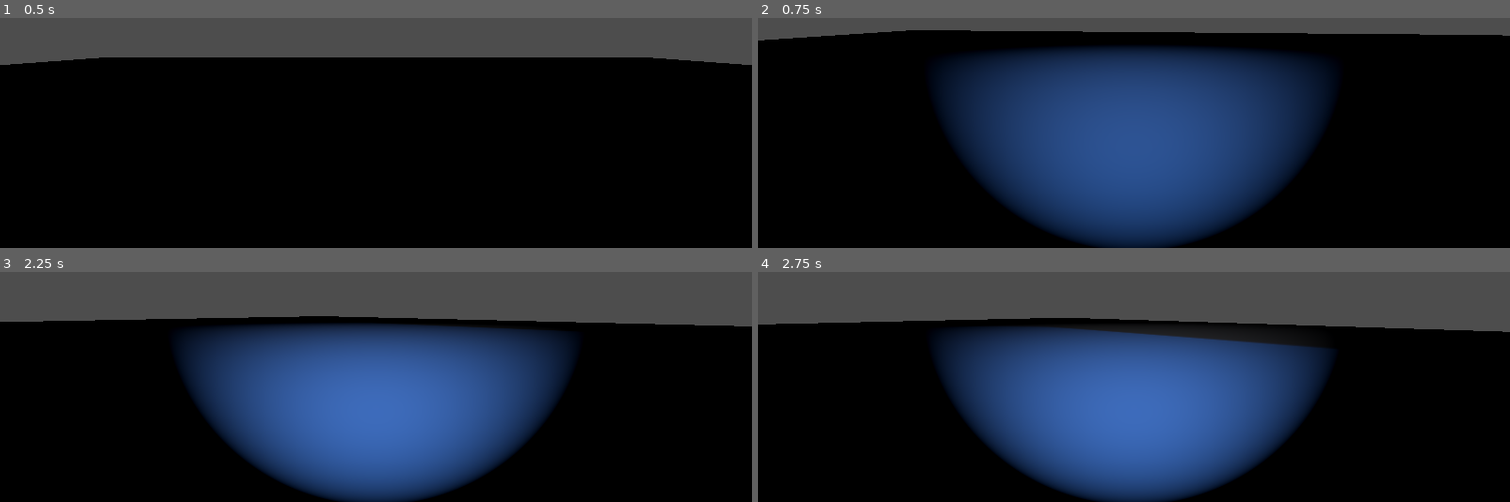
Above: before the commit, frames 1-4 (two rows, left to right).
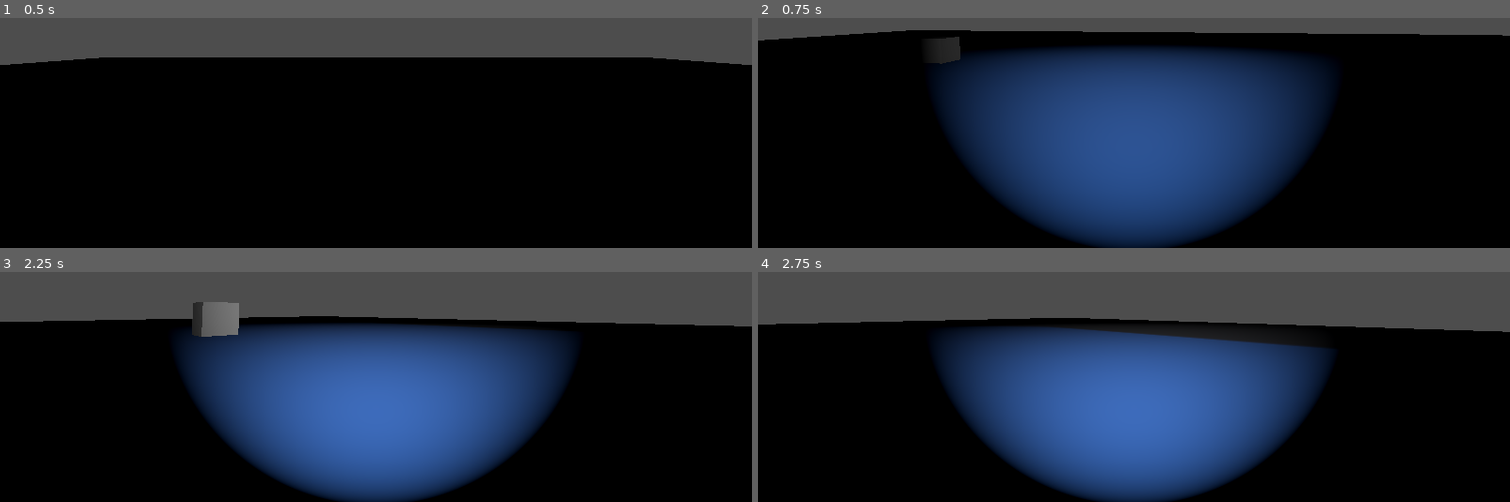
Above: after the commit, the same moments.

Repository: ztamagoru/LaboratorioII
Game: Godot game, scene res://scene_test.tscn
Two runs of this game, one before a commit and one after it. Both use one fixed random seed, a clock stepped at 60 frames per second and the inputs below. The engine's default icon, where the game draws it, is replaced by a stand-in: a white triangle on a blue panel in a dark square.
Inputs (mouse positions are in pixels of both pictures, inside the frame that each line leads up to):
- Up to frame 1 (0.5 s): no input
- Up to frame 2 (0.75 s): move the mouse to (1126, 43) at 0.52 s; hold W (move_forward) from 0.53 s (still down); hold F (flashlight) from 0.53 s (still down)
- Up to frame 3 (2.25 s): keep holding W (move_forward); tap Space (move_jump) at 0.77, 1.52 s; move the mouse to (428, 297) at 1.27 s; release F (flashlight) at 1.28 s; tap Ctrl (move_crouch) at 1.35 s; tap Enter at 2 s; move the mouse to (315, 285) at 2.02 s; hold Shift (move_sprint) from 2.03 s (still down)
- Up to frame 4 (2.75 s): keep holding W (move_forward); keep holding Shift (move_sprint)

Frame 1 is identical in both runs. In frame 2, 0.4% of the frame differs, in the area x 23-27%, y 8-20%; in frame 3, 0.8%, in the area x 25-32%, y 13-29%; in frame 4, nothing differs.

Commit message:
radio with random duration added

Diff:
--- /dev/null
+++ b/default_bus_layout.tres
@@ -0,0 +1,15 @@
+[gd_resource type="AudioBusLayout" format=3 uid="uid://dcwa4ysm2uepq"]
+
+[resource]
+bus/1/name = &"Music"
+bus/1/solo = false
+bus/1/mute = false
+bus/1/bypass_fx = false
+bus/1/volume_db = 0.0
+bus/1/send = &"Master"
+bus/2/name = &"SFX"
+bus/2/solo = false
+bus/2/mute = false
+bus/2/bypass_fx = false
+bus/2/volume_db = 0.0
+bus/2/send = &"Master"
--- a/scene_test.tscn
+++ b/scene_test.tscn
@@ -1,7 +1,8 @@
-[gd_scene load_steps=6 format=3 uid="uid://cvm6cqln8txh0"]
+[gd_scene load_steps=7 format=3 uid="uid://cvm6cqln8txh0"]
 
 [ext_resource type="Texture2D" uid="uid://b5lk0cj8gunfw" path="res://icon.svg" id="1_oqoec"]
 [ext_resource type="PackedScene" uid="uid://lo8hel43hvuk" path="res://scenes/components/player/player.tscn" id="2_6v5sk"]
+[ext_resource type="PackedScene" uid="uid://bgtcyrm5itu6l" path="res://scenes/components/enemies/radio enemy/radio.tscn" id="3_6v5sk"]
 
 [sub_resource type="BoxShape3D" id="BoxShape3D_k8rpb"]
 size = Vector3(100, 1, 100)
@@ -70,3 +71,6 @@
 
 [node name="Player" parent="." instance=ExtResource("2_6v5sk")]
 transform = Transform3D(1, 0, 0, 0, 1, 0, 0, 0, 1, 0, 1, 0)
+
+[node name="Radio" parent="." instance=ExtResource("3_6v5sk")]
+transform = Transform3D(1, 0, 0, 0, 1, 0, 0, 0, 1, -9.51149, 0.615511, -11.2153)
--- /dev/null
+++ b/scenes/components/enemies/radio enemy/radio.gd
@@ -0,0 +1,29 @@
+extends RigidBody3D
+
+@export var radio_music : AudioStreamPlayer3D
+
+@export var pause_timer : Timer
+@export var playing_timer : Timer
+
+const pause_min : int = 10
+const pause_max : int = 20
+
+const play_min : int = 25
+const play_max : int = 50
+
+func _ready():
+	radio_music.play(0.0)
+	playing_timer.start(float(random_duration(play_min, play_max)))
+
+func _on_playing_timer_timeout() -> void:
+	radio_music.stop()
+	pause_timer.start(float(random_duration(pause_min, pause_max)))
+
+func _on_pause_timer_timeout() -> void:
+	radio_music.play(0.0)
+	playing_timer.start(float(random_duration(play_min, play_max)))
+
+func random_duration(min : int, max : int):
+	var duration = randi_range(min, max)
+	print(duration)
+	return duration
--- /dev/null
+++ b/scenes/components/enemies/radio enemy/radio.tscn
@@ -0,0 +1,34 @@
+[gd_scene load_steps=5 format=3 uid="uid://bgtcyrm5itu6l"]
+
+[ext_resource type="AudioStream" uid="uid://bk46b6obapn6j" path="res://assests/audio/music/radio/Portal Radio music uncompressed and HQ - darwin.mp3" id="1_kug6g"]
+[ext_resource type="Script" uid="uid://ctvfv37si812h" path="res://scenes/components/enemies/radio enemy/radio.gd" id="1_rdn7j"]
+
+[sub_resource type="BoxShape3D" id="BoxShape3D_rdn7j"]
+
+[sub_resource type="BoxMesh" id="BoxMesh_4d3qr"]
+
+[node name="Radio" type="RigidBody3D" node_paths=PackedStringArray("radio_music", "pause_timer", "playing_timer")]
+script = ExtResource("1_rdn7j")
+radio_music = NodePath("AudioStreamPlayer3D")
+pause_timer = NodePath("PauseTimer")
+playing_timer = NodePath("PlayingTimer")
+
+[node name="CollisionShape3D" type="CollisionShape3D" parent="."]
+shape = SubResource("BoxShape3D_rdn7j")
+
+[node name="MeshInstance3D" type="MeshInstance3D" parent="."]
+mesh = SubResource("BoxMesh_4d3qr")
+
+[node name="AudioStreamPlayer3D" type="AudioStreamPlayer3D" parent="."]
+stream = ExtResource("1_kug6g")
+volume_db = -0.5
+max_db = -10.0
+max_distance = 25.0
+bus = &"Music"
+
+[node name="PlayingTimer" type="Timer" parent="."]
+
+[node name="PauseTimer" type="Timer" parent="."]
+
+[connection signal="timeout" from="PlayingTimer" to="." method="_on_playing_timer_timeout"]
+[connection signal="timeout" from="PauseTimer" to="." method="_on_pause_timer_timeout"]
--- a/scenes/components/player/player.tscn
+++ b/scenes/components/player/player.tscn
@@ -11,6 +11,57 @@
 [sub_resource type="CapsuleShape3D" id="CapsuleShape3D_1xbud"]
 
 [sub_resource type="CapsuleMesh" id="CapsuleMesh_imdkq"]
+
+[sub_resource type="Animation" id="Animation_vj2w8"]
+length = 0.001
+tracks/0/type = "value"
+tracks/0/imported = false
+tracks/0/enabled = true
+tracks/0/path = NodePath("CollisionShape3D:shape:height")
+tracks/0/interp = 1
+tracks/0/loop_wrap = true
+tracks/0/keys = {
+"times": PackedFloat32Array(0),
+"transitions": PackedFloat32Array(1),
+"update": 0,
+"values": [2.0]
+}
+tracks/1/type = "value"
+tracks/1/imported = false
+tracks/1/enabled = true
+tracks/1/path = NodePath("CollisionShape3D:position")
+tracks/1/interp = 1
+tracks/1/loop_wrap = true
+tracks/1/keys = {
+"times": PackedFloat32Array(0),
+"transitions": PackedFloat32Array(1),
+"update": 0,
+"values": [Vector3(0, 1, 0)]
+}
+tracks/2/type = "value"
+tracks/2/imported = false
+tracks/2/enabled = true
+tracks/2/path = NodePath("CollisionShape3D/MeshInstance3D:mesh:height")
+tracks/2/interp = 1
+tracks/2/loop_wrap = true
+tracks/2/keys = {
+"times": PackedFloat32Array(0),
+"transitions": PackedFloat32Array(1),
+"update": 0,
+"values": [2.0]
+}
+tracks/3/type = "value"
+tracks/3/imported = false
+tracks/3/enabled = true
+tracks/3/path = NodePath("Camera3D:position")
+tracks/3/interp = 1
+tracks/3/loop_wrap = true
+tracks/3/keys = {
+"times": PackedFloat32Array(0),
+"transitions": PackedFloat32Array(1),
+"update": 0,
+"values": [Vector3(0, 2, 0)]
+}
 
 [sub_resource type="Animation" id="Animation_tw4o5"]
 resource_name = "crouch"
@@ -80,57 +131,6 @@
 "values": [Vector3(0, 1.5, 0), Vector3(0, 1, 0), Vector3(0, 1.5, 0)]
 }
 
-[sub_resource type="Animation" id="Animation_vj2w8"]
-length = 0.001
-tracks/0/type = "value"
-tracks/0/imported = false
-tracks/0/enabled = true
-tracks/0/path = NodePath("CollisionShape3D:shape:height")
-tracks/0/interp = 1
-tracks/0/loop_wrap = true
-tracks/0/keys = {
-"times": PackedFloat32Array(0),
-"transitions": PackedFloat32Array(1),
-"update": 0,
-"values": [2.0]
-}
-tracks/1/type = "value"
-tracks/1/imported = false
-tracks/1/enabled = true
-tracks/1/path = NodePath("CollisionShape3D:position")
-tracks/1/interp = 1
-tracks/1/loop_wrap = true
-tracks/1/keys = {
-"times": PackedFloat32Array(0),
-"transitions": PackedFloat32Array(1),
-"update": 0,
-"values": [Vector3(0, 1, 0)]
-}
-tracks/2/type = "value"
-tracks/2/imported = false
-tracks/2/enabled = true
-tracks/2/path = NodePath("CollisionShape3D/MeshInstance3D:mesh:height")
-tracks/2/interp = 1
-tracks/2/loop_wrap = true
-tracks/2/keys = {
-"times": PackedFloat32Array(0),
-"transitions": PackedFloat32Array(1),
-"update": 0,
-"values": [2.0]
-}
-tracks/3/type = "value"
-tracks/3/imported = false
-tracks/3/enabled = true
-tracks/3/path = NodePath("Camera3D:position")
-tracks/3/interp = 1
-tracks/3/loop_wrap = true
-tracks/3/keys = {
-"times": PackedFloat32Array(0),
-"transitions": PackedFloat32Array(1),
-"update": 0,
-"values": [Vector3(0, 2, 0)]
-}
-
 [sub_resource type="AnimationLibrary" id="AnimationLibrary_da40g"]
 _data = {
 &"RESET": SubResource("Animation_vj2w8"),
Not shown, added: assests/audio/music/radio/Portal Radio music uncompressed and HQ - darwin.mp3.import
Not shown, added: scenes/components/enemies/radio enemy/radio.gd.uid
Not shown, added: assests/audio/music/radio/Portal Radio music uncompressed and HQ - darwin.mp3
